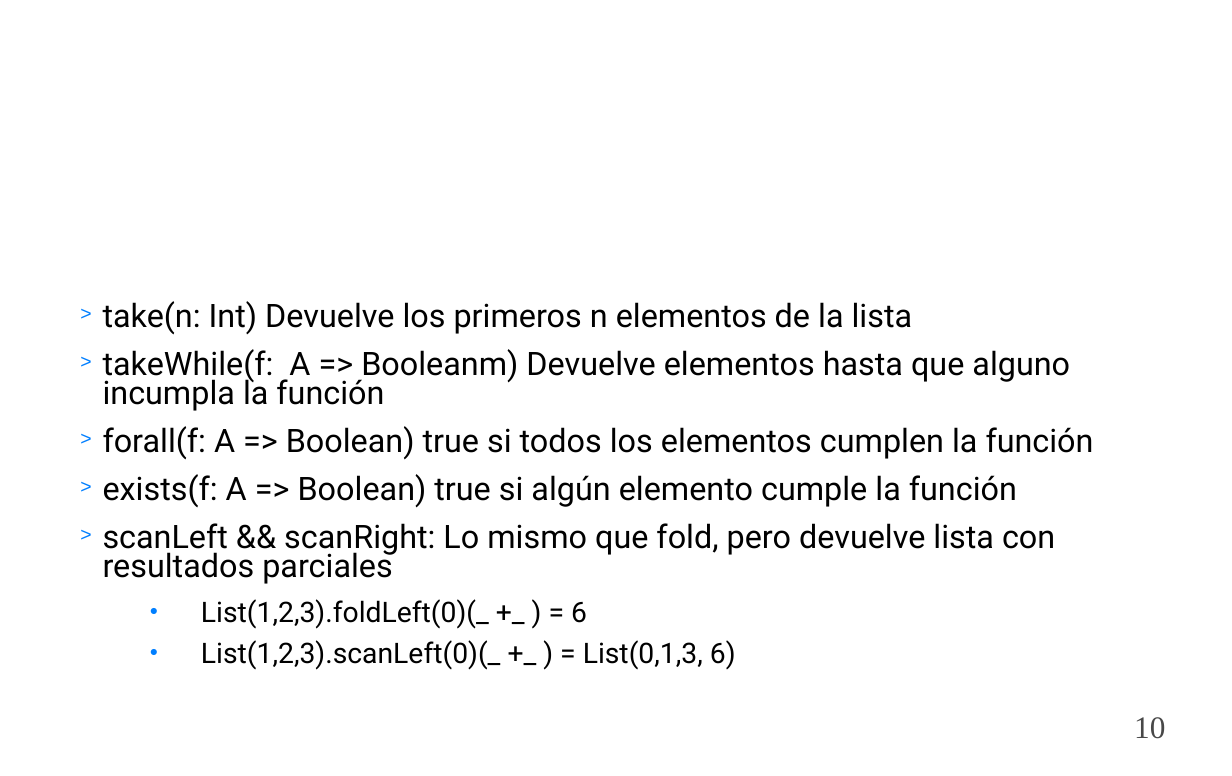
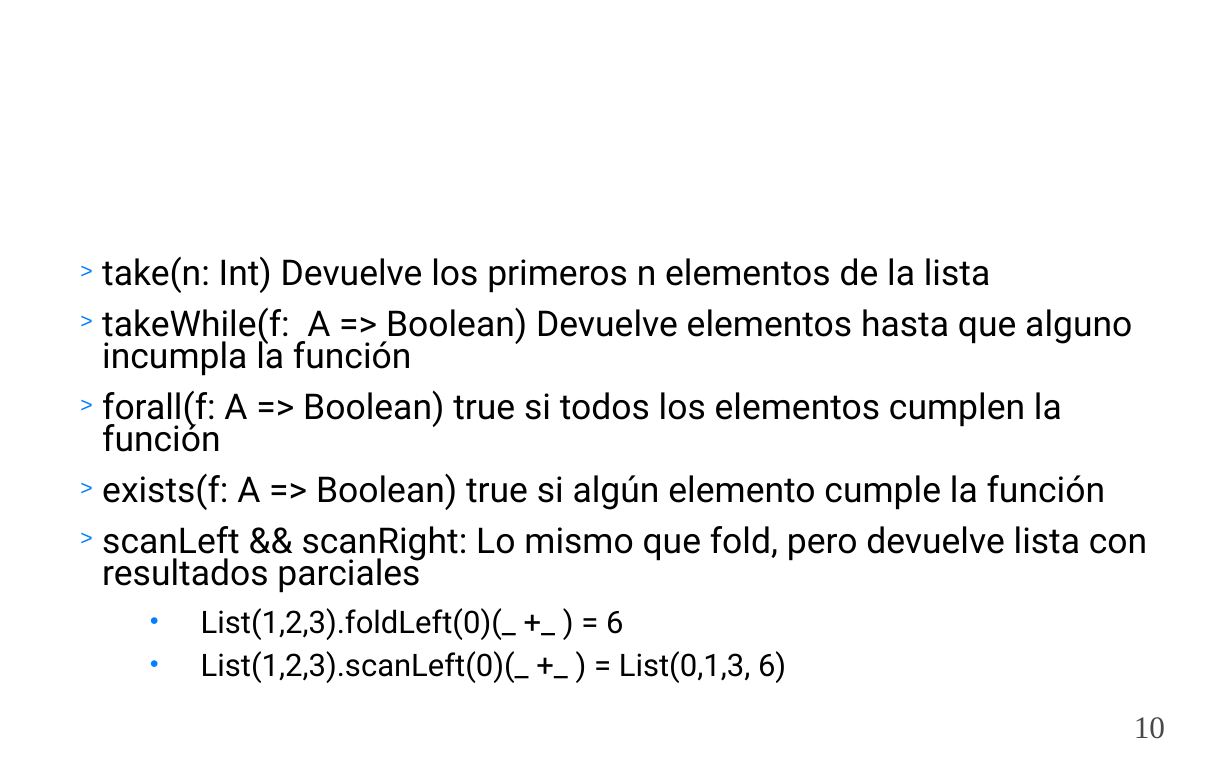
Before and after one commit to togacharls/cursoScala, a slide deck: slide 10 of guiones/ppt/7.Programación Funcional Scala.ppt. Drawn at 1232x776 pixels with LibreOffice and Linux fonts; fonts in the diff are those of the drawing; background and template pictures are left out. Boxes give left, top, right and bottom in pixels: in the first picture for what was removed or moved away, otherwise in the second. Text is boxed around its words. In the diff, an @@ line names an element or a change of style, - is before the commit and + after.

```diff
--- a/guiones/ppt/7.Programación Funcional Scala.ppt
+++ b/guiones/ppt/7.Programación Funcional Scala.ppt
@@ text at bbox=[102, 256, 1147, 683]: size 24.8 to 27.2 pt in "take(n: Int) Devuelve los primeros n elementos ...", "forall(f: A => Boolean) true si todos ...", "exists(f: A => Boolean) true si algún ...", "scanLeft && scanRight: Lo mismo que fold, ..."; size 21.7 to 23.8 pt in "List(1,2,3).foldLeft(0)(_ +_ ) = 6", "List(1,2,3).scanLeft(0)(_ +_ ) = List(0,1,3, 6)"; indent changed @@
@@ text at bbox=[102, 307, 1132, 376]: text changed; size 24.8 to 27.2 pt @@
-> takeWhile(f: A => Booleanm) Devuelve elementos hasta que alguno incumpla la función
+> takeWhile(f: A => Boolean) Devuelve elementos hasta que alguno incumpla la función
```
Also in this commit, not shown: 9 other slides changed, 3 slides added, 4 other files.
